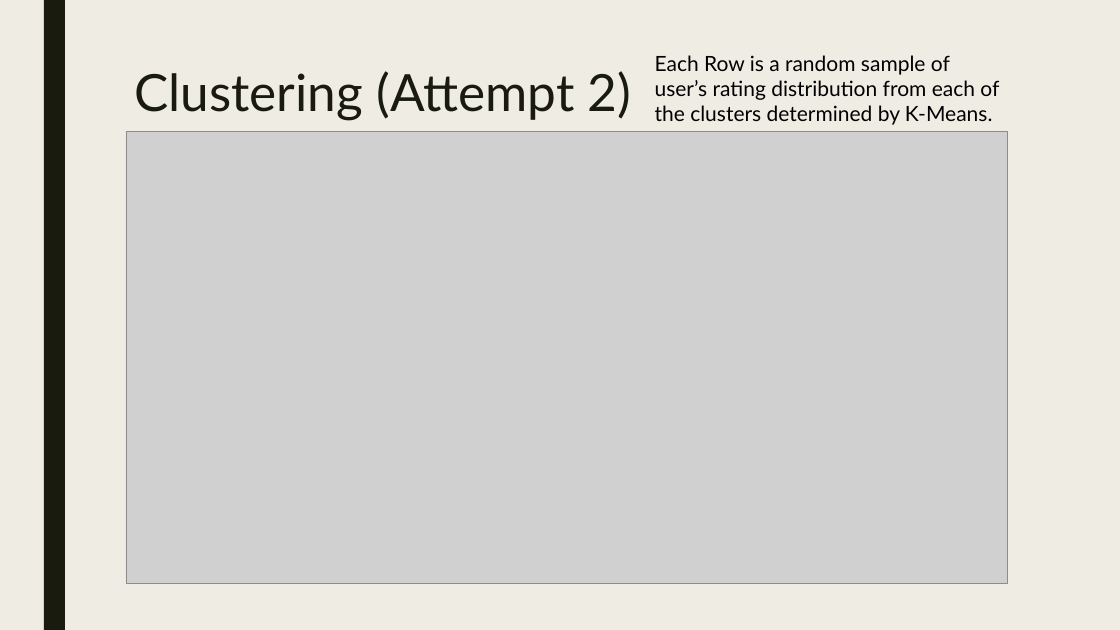
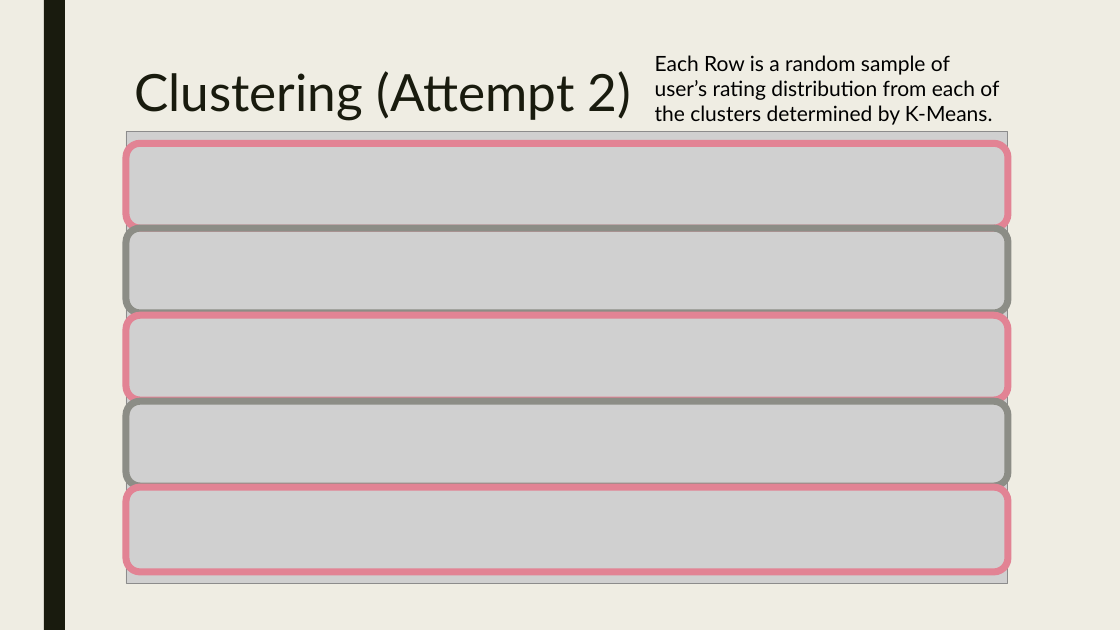
Before and after one commit to minas26902/Improving_Yelp_Ratings_with_ML, a slide deck: slide 12 of Lam_Contribution.pptx (slide 11 before the commit). Drawn at 1120x630 pixels with LibreOffice and Linux fonts; fonts in the diff are those of the drawing; grey boxes stand for pictures. Boxes give left, top, right and bottom in pixels: in the first picture for what was removed or moved away, otherwise in the second. Text is boxed around its words. In the diff, an @@ line names an element or a change of style, - is before the commit and + after.

```diff
--- a/Lam_Contribution.pptx
+++ b/Lam_Contribution.pptx
@@ rounded rectangle added at (x1=126, y1=144, x2=1008, y2=229), outline #E28394 6 pt @@
@@ rounded rectangle added at (x1=126, y1=229, x2=1008, y2=313), outline #8C8D86 6 pt @@
@@ rounded rectangle added at (x1=126, y1=315, x2=1008, y2=400), outline #E28394 6 pt @@
@@ rounded rectangle added at (x1=126, y1=402, x2=1008, y2=486), outline #8C8D86 6 pt @@
@@ rounded rectangle added at (x1=126, y1=487, x2=1008, y2=572), outline #E28394 6 pt @@
```
Also in this commit, not shown: 1 other slide changed, 2 slides added.
